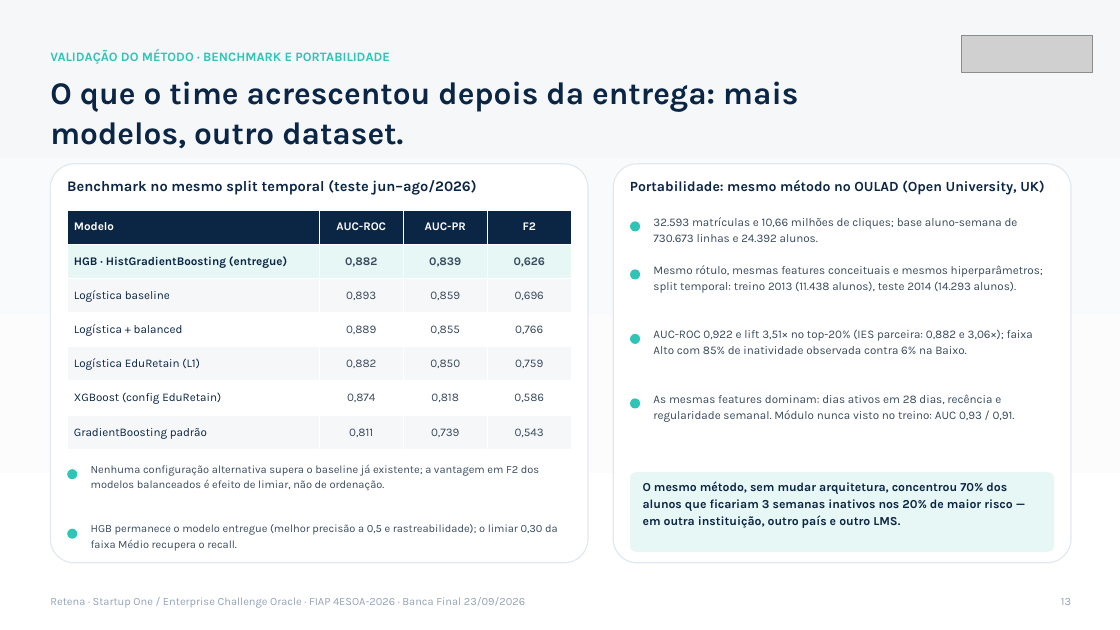
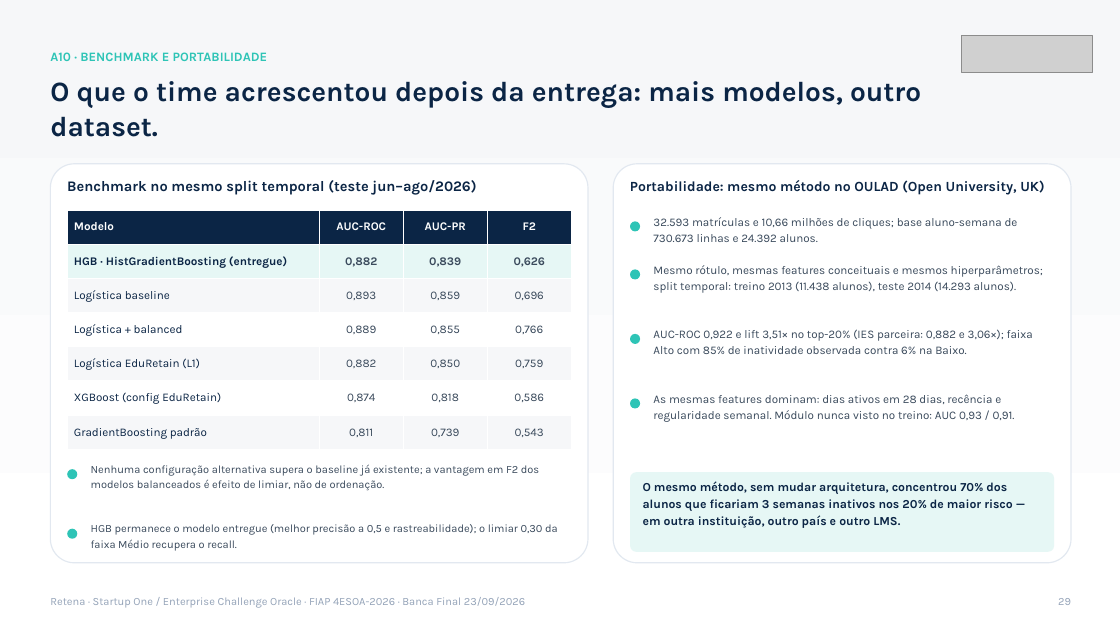
Before and after one commit to LucasHenklain/retena, a slide deck: slide 29 of 09_Kit_Banca_Final/Retena_Banca_Final.pptx (slide 13 before the commit). Drawn at 1120x630 pixels with LibreOffice and Linux fonts; fonts in the diff are those of the drawing; grey boxes stand for pictures. Boxes give left, top, right and bottom in pixels: in the first picture for what was removed or moved away, otherwise in the second. Text is boxed around its words. In the diff, an @@ line names an element or a change of style, - is before the commit and + after.

```diff
--- a/09_Kit_Banca_Final/Retena_Banca_Final.pptx
+++ b/09_Kit_Banca_Final/Retena_Banca_Final.pptx
@@ text at [50,52,268,61]: text changed @@
-VALIDAÇÃO DO MÉTODO · BENCHMARK E PORTABILIDADE
+A10 · BENCHMARK E PORTABILIDADE
@@ text "O que o time acrescentou ..." at [50,81,921,137]: size 27 to 24 pt @@
@@ text at [1058,598,1071,605]: text changed @@
-13
+29
```
Also in this commit, not shown: 26 other slides changed, 7 slides added, 2 slides removed, 19 other files.
